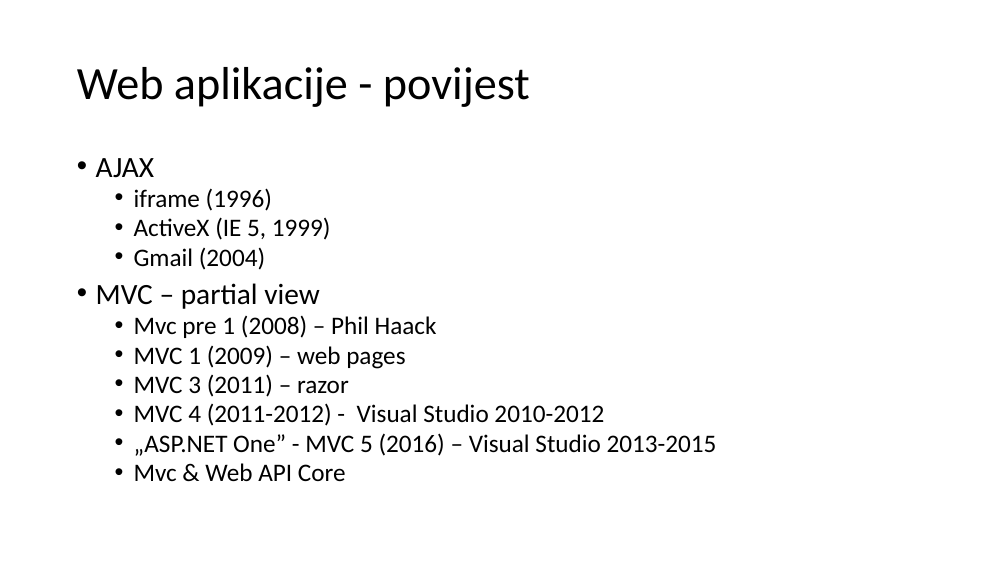
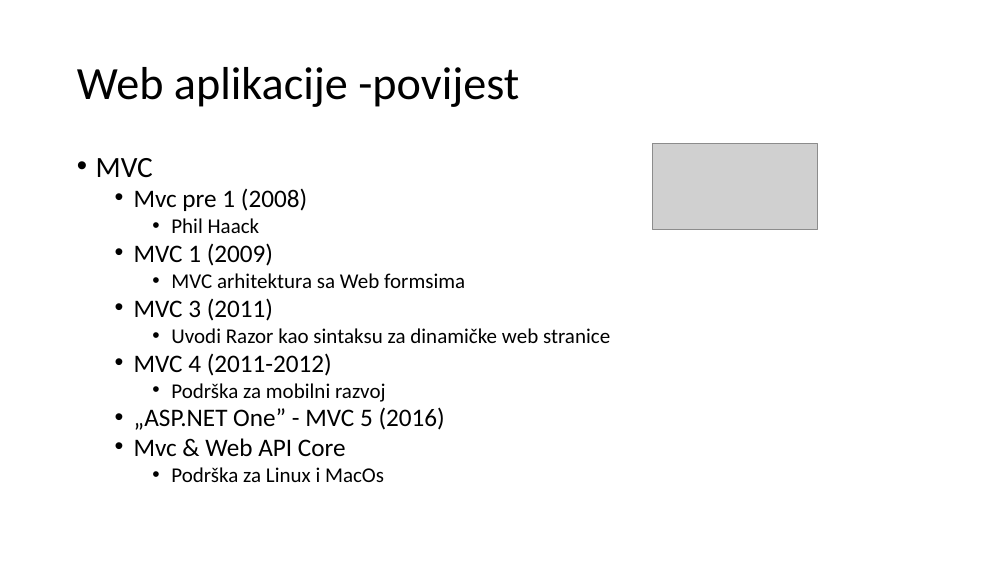
Before and after one commit to mmssniper/angular-workshop, a slide deck: slide 7 of prezentacije/1-1 Uvod i SPA aplikacije.pptx (slide 4 before the commit). Drawn at 1008x567 pixels with LibreOffice and Linux fonts; fonts in the diff are those of the drawing; grey boxes stand for pictures. Boxes give left, top, right and bottom in pixels: in the first picture for what was removed or moved away, otherwise in the second. Text is boxed around its words. In the diff, an @@ line names an element or a change of style, - is before the commit and + after.

```diff
--- a/prezentacije/1-1 Uvod i SPA aplikacije.pptx
+++ b/prezentacije/1-1 Uvod i SPA aplikacije.pptx
@@ title at (x1=77, y1=67, x2=519, y2=107): spaces changed @@
-Web aplikacije - povijest
+Web aplikacije -povijest
@@ picture added at (x1=653, y1=144, x2=818, y2=230) @@
@@ text at (x1=96, y1=158, x2=610, y2=430): text changed; size 24 to 20 pt @@
-• AJAX
-  • iframe (1996)
-  • ActiveX (IE 5, 1999)
-  • Gmail (2004)
-• MVC – partial view
-  • Mvc pre 1 (2008) – Phil Haack
-  • MVC 1 (2009) – web pages
-  • MVC 3 (2011) – razor
-  • MVC 4 (2011-2012) - Visual Studio 2010-2012
-  • „ASP.NET One” - MVC 5 (2016) – Visual Studio 2013-2015
+• MVC
+  • Mvc pre 1 (2008)
+    • Phil Haack
+  • MVC 1 (2009)
+    • MVC arhitektura sa Web formsima
+  • MVC 3 (2011)
+    • Uvodi Razor kao sintaksu za dinamičke web stranice
+  • MVC 4 (2011-2012)
+    • Podrška za mobilni razvoj
+  • „ASP.NET One” - MVC 5 (2016)
@@ text at (x1=171, y1=467, x2=384, y2=482): paragraph added @@
+    • Podrška za Linux i MacOs
```
Also in this commit, not shown: 11 other slides changed, 4 slides added, 2 slides removed.
